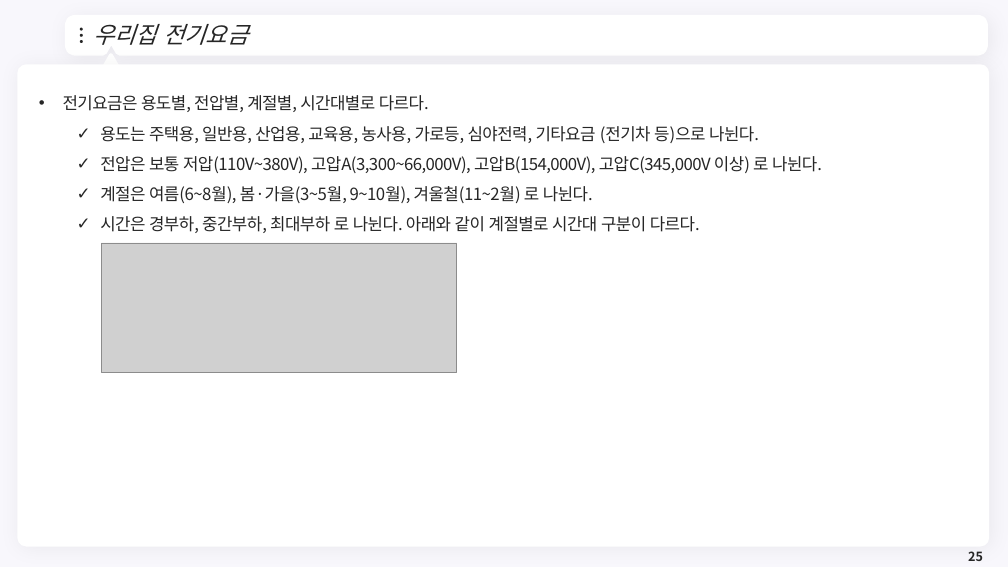
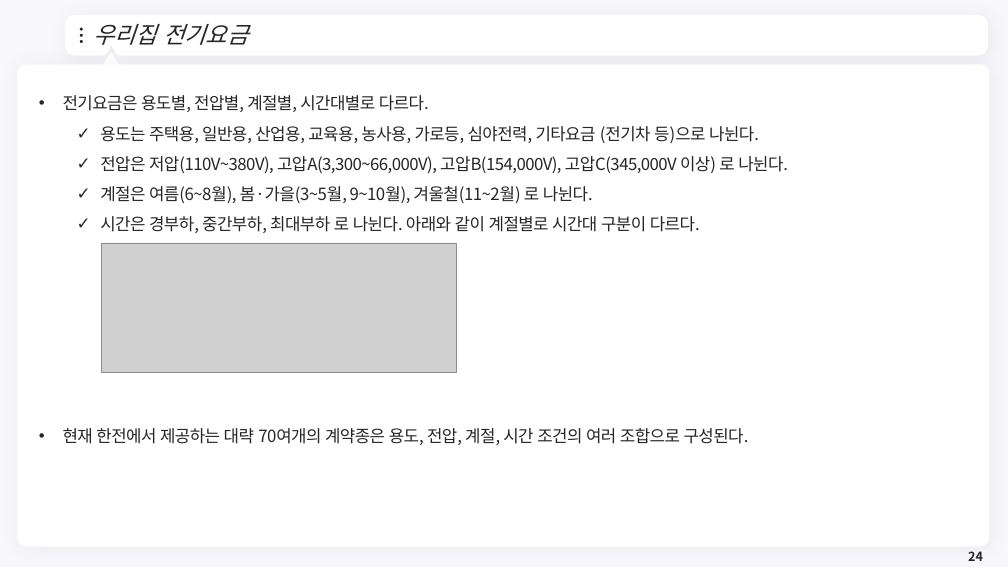
Before and after one commit to meandthey/Teaching, a slide deck: slide 24 of 에너지경제학/자원에너지경제학_Chapter_1.pptx (slide 25 before the commit). Drawn at 1008x567 pixels with LibreOffice and Linux fonts; fonts in the diff are those of the drawing; grey boxes stand for pictures; background and template pictures are left out. Boxes give left, top, right and bottom in pixels: in the first picture for what was removed or moved away, otherwise in the second. Text is boxed around its words. In the diff, an @@ line names an element or a change of style, - is before the commit and + after.

```diff
--- a/에너지경제학/자원에너지경제학_Chapter_1.pptx
+++ b/에너지경제학/자원에너지경제학_Chapter_1.pptx
@@ text at (100,156,788,173): text changed @@
-  ✓ 전압은 보통 저압(110V~380V), 고압A(3,300~66,000V), 고압B(154,000V), 고압C(345,000V 이상) 로 나뉜다.
+  ✓ 전압은 저압(110V~380V), 고압A(3,300~66,000V), 고압B(154,000V), 고압C(345,000V 이상) 로 나뉜다.
@@ text at (63,428,749,445): paragraph added @@
+• 현재 한전에서 제공하는 대략 70여개의 계약종은 용도, 전압, 계절, 시간 조건의 여러 조합으로 구성된다.
@@ page number at (968,551,983,561): text changed @@
-25
+24
```
Also in this commit, not shown: 6 other slides changed, 1 slide added, 1 slide removed.
